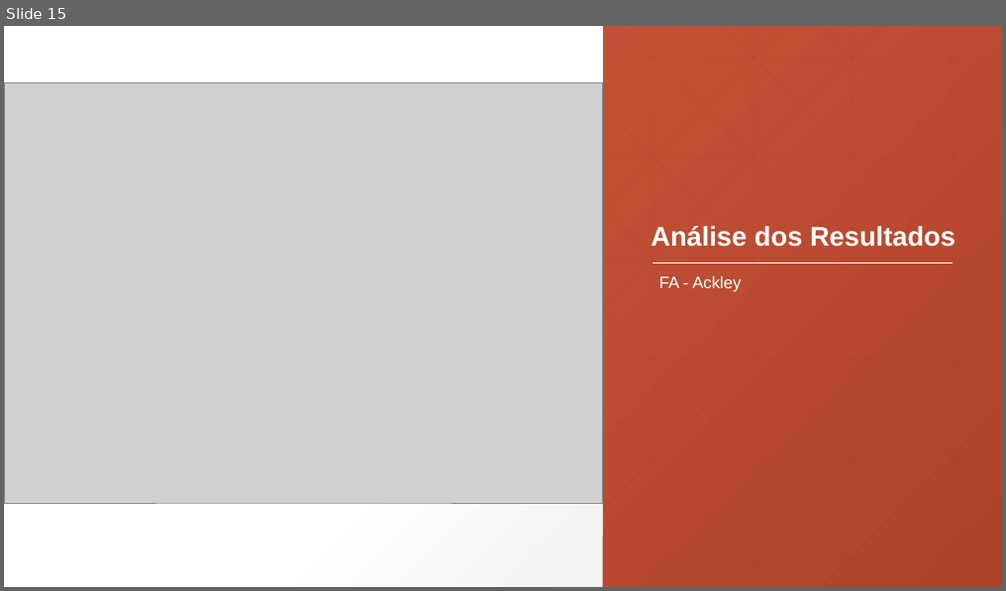
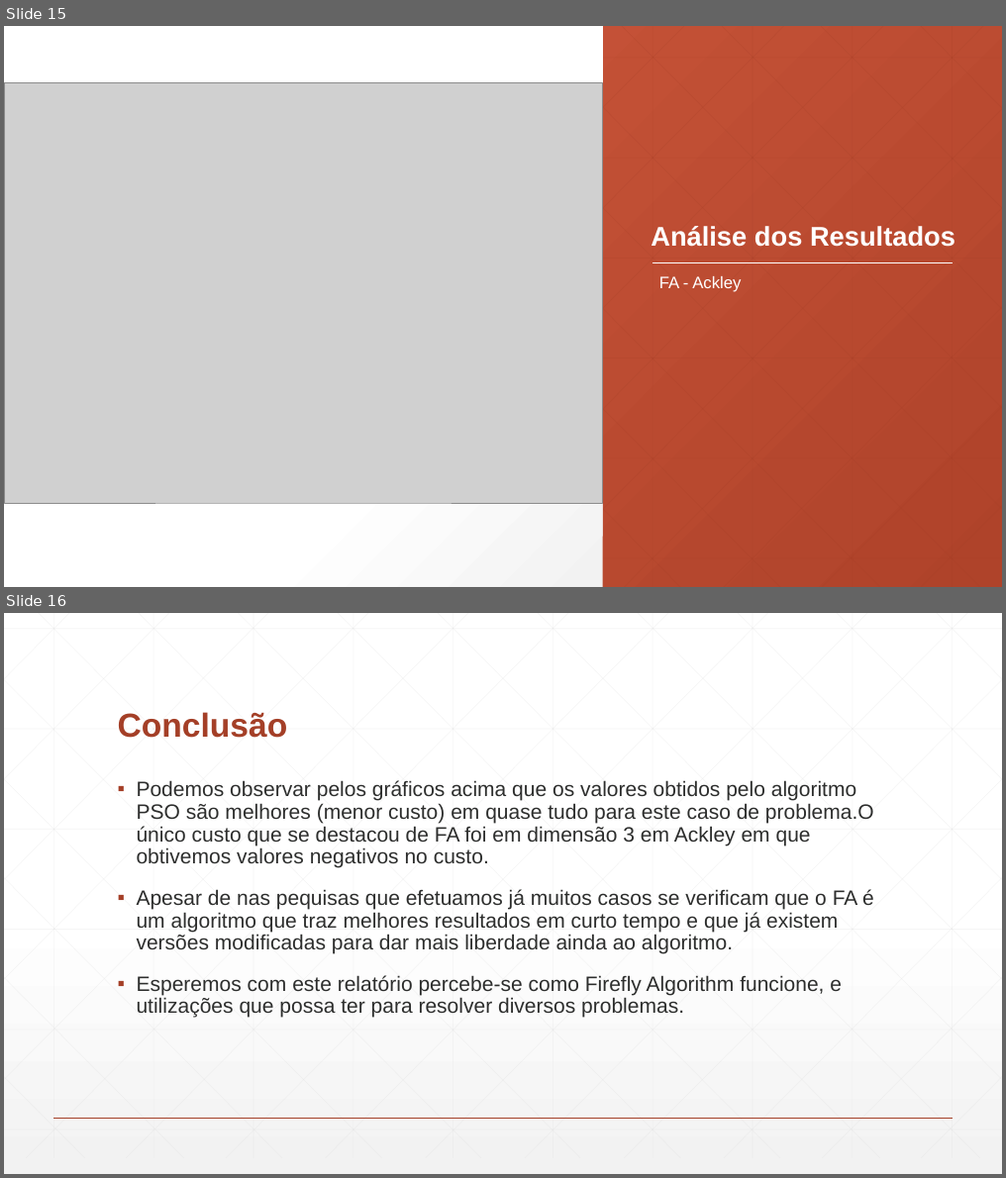
Before and after one commit to Paulitchos/IC-Project, a slide deck: Project/Phase II/IC - Phase_II.pptx. Shown one above the other, each under a label of ours: slide 15 before the commit, slides 15 and 16 after it. The pictures are 1006x591 and 1006x1178 pixels, drawn with LibreOffice and Linux fonts; fonts in the diff are those of the drawing; grey boxes stand for pictures. Boxes give left, top, right and bottom in pixels: in the first picture for what was removed or moved away, otherwise in the second. Text is boxed around its words. In the diff, an @@ line names an element or a change of style, - is before the commit and + after.

Commit message:
Apresentação, Analise de Resultados,Conclusão

```diff
--- a/Project/Phase II/IC - Phase_II.pptx
+++ b/Project/Phase II/IC - Phase_II.pptx
@@ slide 16 added at <box>4,613,1002,1174</box>, background gradient #FFFFFF to #F2F2F2 @@
@@ title added at <box>118,712,288,738</box>, 32 pt, text #A43F27, bold @@
+Conclusão
@@ text added at <box>137,780,874,1018</box>, 20 pt, text #2D2E2D @@
+▪ Podemos observar pelos gráficos acima que os valores obtidos pelo algoritmo PSO são melhores (menor custo) em quase tudo para este caso de problema.O único custo que se destacou de FA foi em dimensão 3 em Ackley em que obtivemos valores negativos no custo.
+▪ Apesar de nas pequisas que efetuamos já muitos casos se verificam que o FA é um algoritmo que traz melhores resultados em curto tempo e que já existem versões modificadas para dar mais liberdade ainda ao algoritmo.
+▪ Esperemos com este relatório percebe-se como Firefly Algorithm funcione, e utilizações que possa ter para resolver diversos problemas.
@@ group added at <box>4,613,1002,1158</box>: 46 lines @@
@@ line added from (54, 1118) to (952, 1118), #A43F27 1 pt @@
```
Also in this commit, not shown: 1 slide removed, 12 other files.
